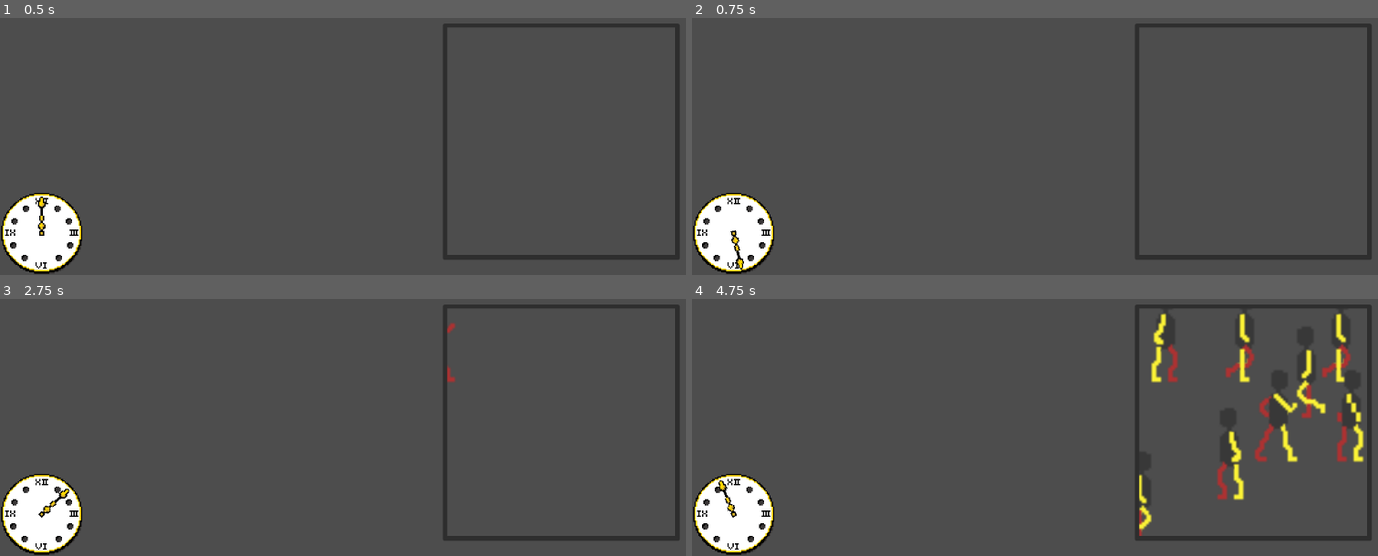
Above: before the commit, frames 1-4 (two rows, left to right).
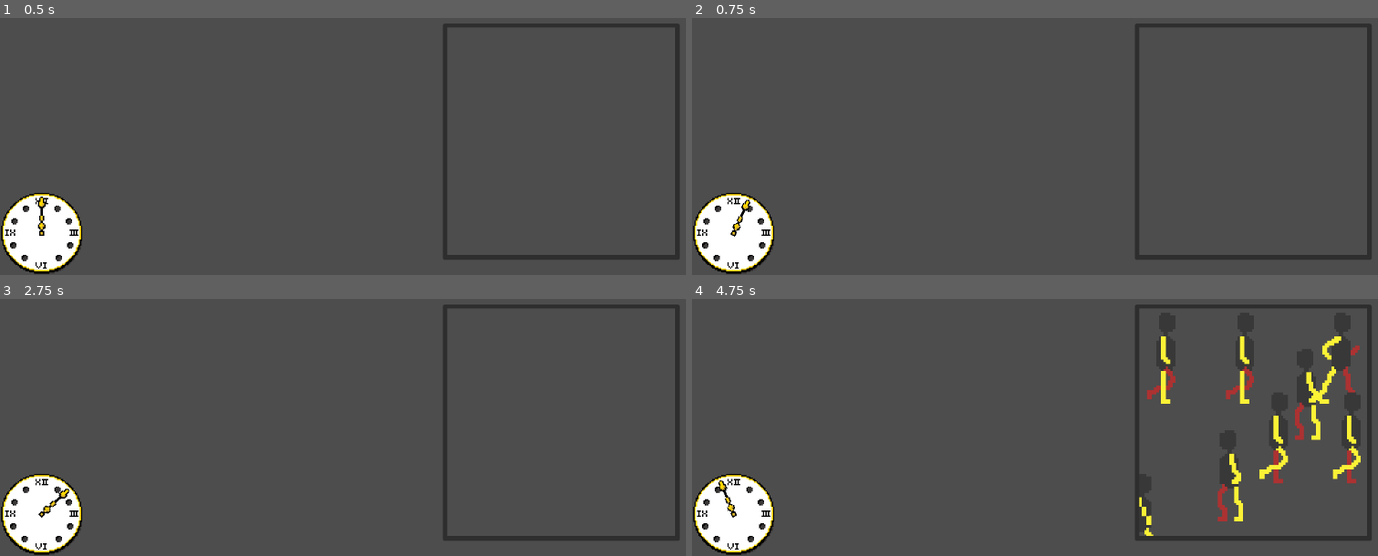
Above: after the commit, the same moments.

Repository: duckingg/GMTK-Heavenly-office
Game: Godot game, scene res://Assets/main.tscn
The game is run twice, just before and just after one commit, with the same random seed, the same clock (stepped at 60 frames per second) and the same inputs.
Inputs (mouse positions are in pixels of both pictures, inside the frame that each line leads up to):
- Up to frame 1 (0.5 s): no input
- Up to frame 2 (0.75 s): tap Enter (ui_accept) at 0.5 s; move the mouse to (1213, 48) at 0.52 s; hold Up (ui_up) from 0.53 s (still down); click (1213, 48) at 0.67 s
- Up to frame 3 (2.75 s): tap Enter (ui_accept) at 0.77, 1.52 s; move the mouse to (274, 345) at 1.27 s; release Up (ui_up) at 1.28 s; hold Down (ui_down) 1.28-2.03 s; click (274, 345) at 1.42 s; move the mouse to (322, 345) at 2.02 s; hold Up (ui_up) from 2.03 s (still down); click (322, 345) at 2.17 s
- Up to frame 4 (4.75 s): move the mouse to (986, 345) at 2.77 s; click (986, 345) at 2.92 s; tap Enter (ui_accept) at 3.02, 3.77, 4.52 s; move the mouse to (959, 345) at 3.52 s; release Up (ui_up) at 3.53 s; hold Down (ui_down) from 3.53 s (still down); click (959, 345) at 3.67 s; move the mouse to (925, 345) at 4.27 s; click (925, 345) at 4.42 s

Frame 1 is identical in both runs. In frame 2, 0.2% of the frame differs, in the area x 5-9%, y 70-98%; in frame 3, less than 0.1%; in frame 4, 5.2%, in the area x 65-99%, y 5-93%.

Commit message:
Clicking through viewports works!!

Diff:
--- a/Assets/Clock.tscn
+++ b/Assets/Clock.tscn
@@ -11,4 +11,5 @@
 
 [node name="Second_hand" type="Sprite2D" parent="." unique_id=2104889403]
 texture_filter = 1
+rotation = 6.2831855
 texture = ExtResource("3_1ubeg")
--- a/Assets/main.tscn
+++ b/Assets/main.tscn
@@ -15,12 +15,15 @@
 [node name="CanvasLayer" type="CanvasLayer" parent="." unique_id=1102488445]
 
 [node name="Panel" type="Panel" parent="CanvasLayer" unique_id=1707037977]
+texture_filter = 1
 offset_left = 700.0
 offset_top = 249.8
 offset_right = 1074.315
 offset_bottom = 623.8005
+mouse_filter = 1
 
 [node name="SubViewportContainer" type="SubViewportContainer" parent="CanvasLayer/Panel" unique_id=309560938]
+texture_filter = 1
 layout_mode = 0
 offset_left = 7.3149996
 offset_top = 6.0
@@ -29,6 +32,8 @@
 
 [node name="SubViewport" type="SubViewport" parent="CanvasLayer/Panel/SubViewportContainer" unique_id=257118176]
 handle_input_locally = false
+canvas_item_default_texture_filter = 0
+physics_object_picking = true
 size = Vector2i(360, 360)
 render_target_update_mode = 4
 
--- a/Assets/minigame_1.tscn
+++ b/Assets/minigame_1.tscn
@@ -7,6 +7,7 @@
 script = ExtResource("1_usdcs")
 
 [node name="Camera2D" type="Camera2D" parent="." unique_id=63239591]
+position = Vector2(0, -35)
 
 [node name="spawners" type="Node" parent="." unique_id=320340510]
 
--- a/Scripts/minigame_1.gd
+++ b/Scripts/minigame_1.gd
@@ -6,6 +6,10 @@
 var ID = 1
 var spawn_dealy : float
 var person_speed : float
+
+func _input(event):
+	if event is InputEventMouseButton and event.pressed:
+		print("Viewport received click")
 
 func _process(_delta: float) -> void:
 
--- a/Scripts/person.gd
+++ b/Scripts/person.gd
@@ -10,6 +10,7 @@
 @export var person_ID: int
 
 func _process(delta: float) -> void:
+	$Sprite2D.speed_scale = speed
 	if direction == "L-R":
 		$".".position.x += delta * speed * 100
 	elif direction == "R-L":
